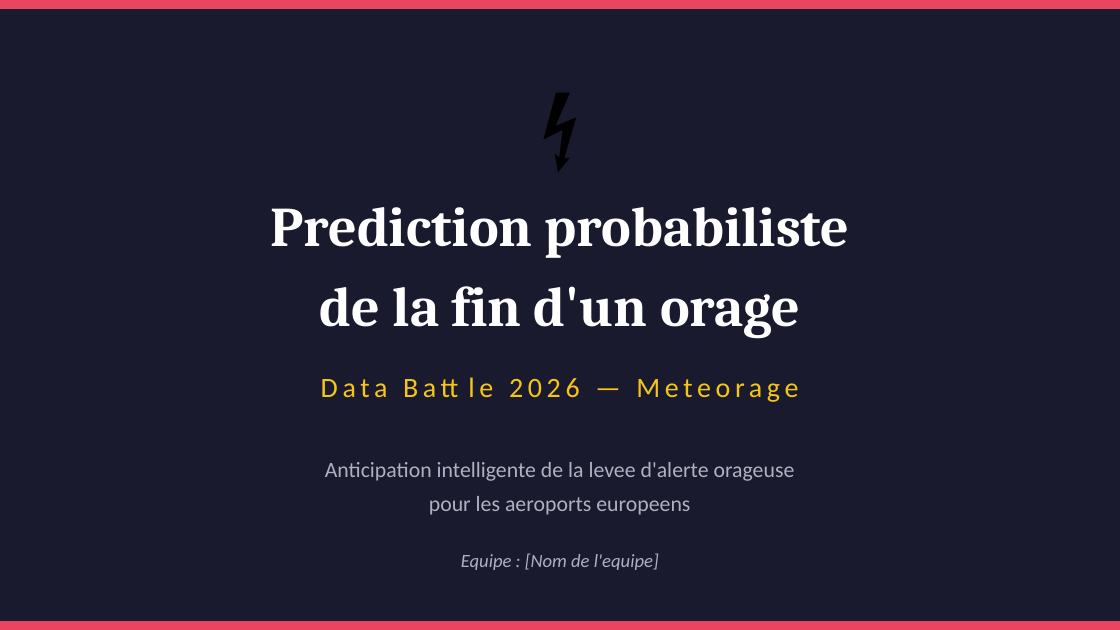
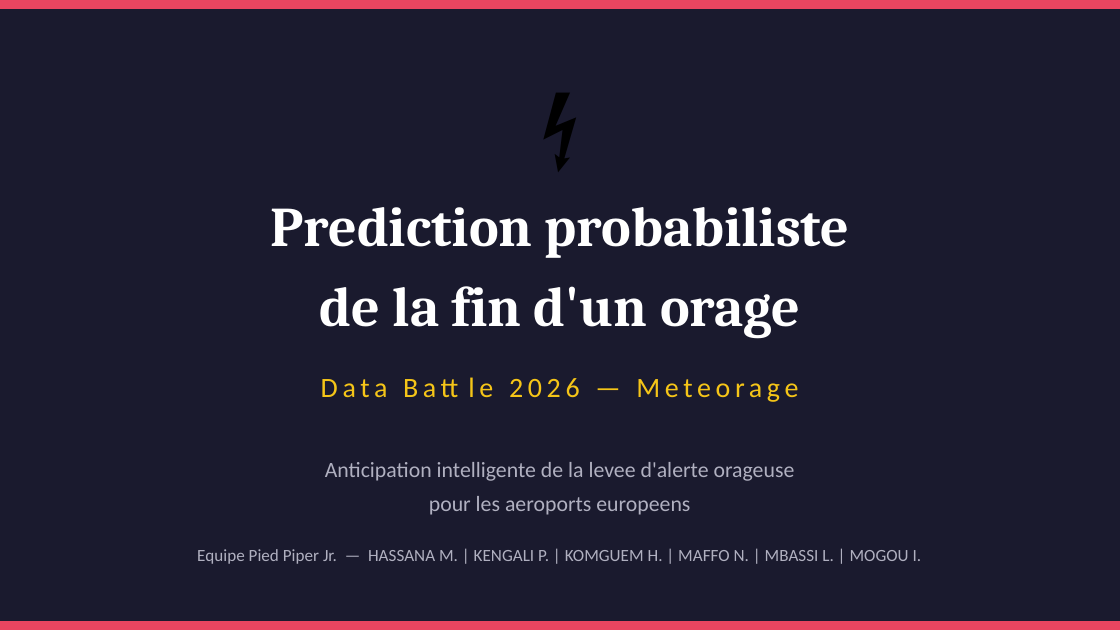
Before and after one commit to PiedPiperJr/Data_Battle_2026, a slide deck: slide 1 of presentation_soutenance.pptx. Drawn at 1120x630 pixels with LibreOffice and Linux fonts; fonts in the diff are those of the drawing. Boxes give left, top, right and bottom in pixels: in the first picture for what was removed or moved away, otherwise in the second. Text is boxed around its words. In the diff, an @@ line names an element or a change of style, - is before the commit and + after.

```diff
--- a/presentation_soutenance.pptx
+++ b/presentation_soutenance.pptx
@@ text at (x1=197, y1=549, x2=922, y2=564): text changed; size 12 to 11 pt; italic off @@
-Equipe : [Nom de l'equipe]
+Equipe Pied Piper Jr. — HASSANA M. | KENGALI P. | KOMGUEM H. | MAFFO N. | MBASSI L. | MOGOU I.
```
Also in this commit, not shown: 2 slides added, 7 other files.
